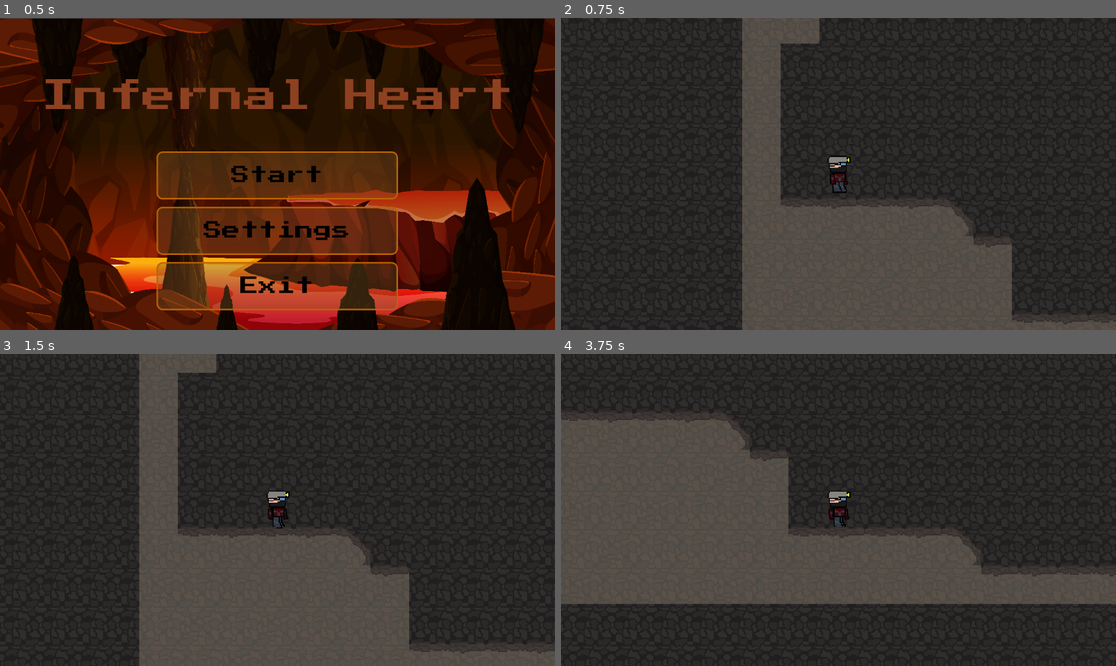
Above: before the commit, frames 1-4 (two rows, left to right).
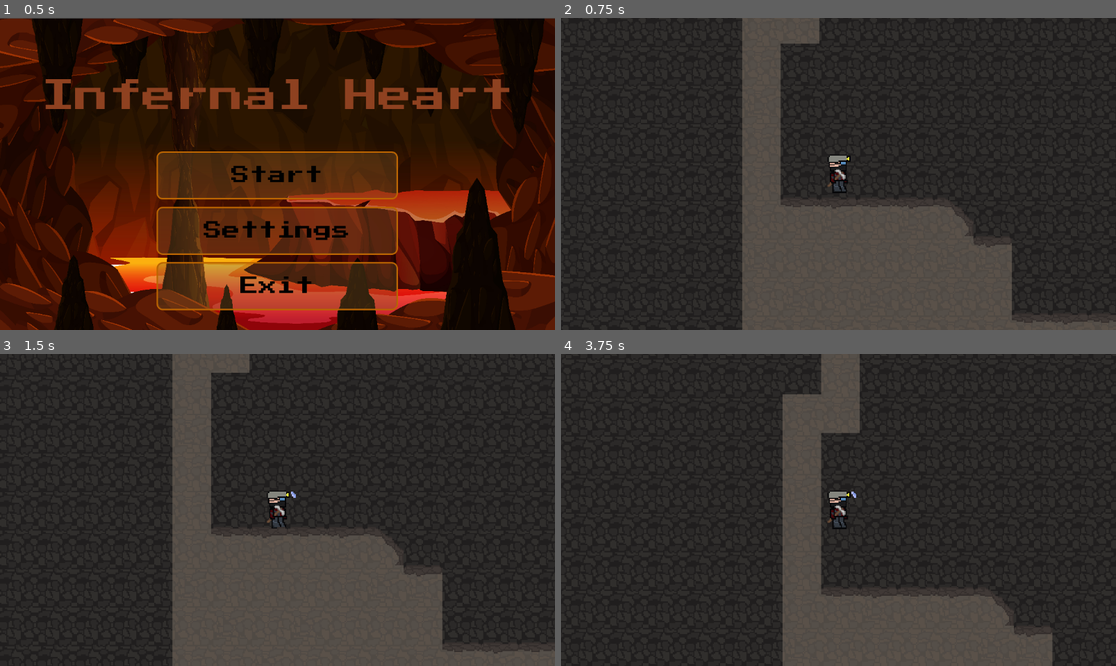
Above: after the commit, the same moments.

Repository: AffanKhan261/Godot_Campfire_Game_Repo
Game: Godot game, scene res://scenes/main_menu.tscn
The game is run twice, just before and just after one commit, with the same random seed, the same clock (stepped at 60 frames per second) and the same inputs.
Inputs:
- Up to frame 1 (0.5 s): no input
- Up to frame 2 (0.75 s): click "Start" at 0.5 s
- Up to frame 3 (1.5 s): hold Right (move_right) from 1.28 s (still down); tap F (attack, bound only after the commit) at 1.35 s
- Up to frame 4 (3.75 s): tap Space (jump) at 1.52, 1.55, 1.82, 2.1, 2.27, 2.57, 3.05 s; tap F (attack, bound only after the commit) at 2.3, 3.6 s; release Right (move_right) at 2.78 s; hold Left (move_left) 2.78-3.53 s; hold Shift (speed_dash) 2.78-3.53 s; hold Right (move_right) from 3.53 s (still down)

Frame 1 is identical in both runs. In frame 2, 0.2% of the frame differs, in the area x 48-53%, y 43-55%; in frame 3, 12%; in frame 4, 44%, in the area x 0-100%, y 0-100%.

Commit message:
Add player attack action and animation
Introduce a basic attack mechanic for the Miner player: add an "attack" InputMap action (bound to F), new attack sprite atlas and AtlasTexture frames, and a non-looping "attack" animation in scenes/miner_player.tscn. Add an AttackArea2D node with a collision shape to the player for hit detection. Implement attack state and cooldown logic in scripts/miner_player.gd (ATTACK_COOLDOWN, is_attacking, attack_cooldown_timer), connect animation_finished to end the attack, handle attack input, update attack timers, and prevent normal movement while attacking. Also ensure the attack animation is not overridden by other animation updates.

Diff:
--- a/project.godot
+++ b/project.godot
@@ -50,6 +50,11 @@
 , Object(InputEventKey,"resource_local_to_scene":false,"resource_name":"","device":-1,"window_id":0,"alt_pressed":false …(186 unchanged characters)…
 ]
 }
+attack={
+"deadzone": 0.2,
+"events": [Object(InputEventKey,"resource_local_to_scene":false,"resource_name":"","device":-1,"window_id":0,"alt_pressed":false,"shift_pressed":false,"ctrl_pressed":false,"meta_pressed":false,"pressed":false,"keycode":0,"physical_keycode":70,"key_label":0,"unicode":102,"location":0,"echo":false,"script":null)
+]
+}
 
 [layer_names]
 
--- a/scenes/miner_player.tscn
+++ b/scenes/miner_player.tscn
@@ -4,6 +4,31 @@
 [ext_resource type="Texture2D" uid="uid://hrs1soljsuru" path="res://assets/sprites/Player/Miner character idle.png" id="1_sldkq"]
 [ext_resource type="Texture2D" uid="uid://cy1is216nxvbc" path="res://assets/sprites/Player/Miner character 1.png" id="3_3pmy6"]
 [ext_resource type="Texture2D" uid="uid://bguvv1ohsel6s" path="res://assets/sprites/Player/Miner character jump.png" id="3_ieu5k"]
+[ext_resource type="Texture2D" uid="uid://clc3v1iipo2oe" path="res://assets/sprites/Player/Miner character attack.png" id="4_f038o"]
+
+[sub_resource type="AtlasTexture" id="AtlasTexture_gx5dx"]
+atlas = ExtResource("4_f038o")
+region = Rect2(0, 0, 32, 32)
+
+[sub_resource type="AtlasTexture" id="AtlasTexture_76gdc"]
+atlas = ExtResource("4_f038o")
+region = Rect2(32, 0, 32, 32)
+
+[sub_resource type="AtlasTexture" id="AtlasTexture_xxwkp"]
+atlas = ExtResource("4_f038o")
+region = Rect2(64, 0, 32, 32)
+
+[sub_resource type="AtlasTexture" id="AtlasTexture_07w7j"]
+atlas = ExtResource("4_f038o")
+region = Rect2(96, 0, 32, 32)
+
+[sub_resource type="AtlasTexture" id="AtlasTexture_8qmwb"]
+atlas = ExtResource("4_f038o")
+region = Rect2(128, 0, 32, 32)
+
+[sub_resource type="AtlasTexture" id="AtlasTexture_d4vlq"]
+atlas = ExtResource("4_f038o")
+region = Rect2(160, 0, 32, 32)
 
 [sub_resource type="AtlasTexture" id="AtlasTexture_iyavu"]
 atlas = ExtResource("1_sldkq")
@@ -39,6 +64,29 @@
 
 [sub_resource type="SpriteFrames" id="SpriteFrames_agh33"]
 animations = [{
+"frames": [{
+"duration": 1.0,
+"texture": SubResource("AtlasTexture_gx5dx")
+}, {
+"duration": 1.0,
+"texture": SubResource("AtlasTexture_76gdc")
+}, {
+"duration": 1.0,
+"texture": SubResource("AtlasTexture_xxwkp")
+}, {
+"duration": 1.0,
+"texture": SubResource("AtlasTexture_07w7j")
+}, {
+"duration": 1.0,
+"texture": SubResource("AtlasTexture_8qmwb")
+}, {
+"duration": 1.0,
+"texture": SubResource("AtlasTexture_d4vlq")
+}],
+"loop": false,
+"name": &"attack",
+"speed": 15.0
+}, {
 "frames": [{
 "duration": 1.0,
 "texture": SubResource("AtlasTexture_iyavu")
@@ -82,6 +130,9 @@
 [sub_resource type="RectangleShape2D" id="RectangleShape2D_sldkq"]
 size = Vector2(15, 26)
 
+[sub_resource type="RectangleShape2D" id="RectangleShape2D_ieu5k"]
+size = Vector2(15, 26)
+
 [node name="MinerPlayer" type="CharacterBody2D" unique_id=1949860573]
 collision_layer = 2
 collision_mask = 21
@@ -89,8 +140,17 @@
 
 [node name="AnimatedSprite2D" type="AnimatedSprite2D" parent="." unique_id=1800577890]
 sprite_frames = SubResource("SpriteFrames_agh33")
-animation = &"jump"
+animation = &"attack"
 
 [node name="CollisionShape2D" type="CollisionShape2D" parent="." unique_id=621166794]
 position = Vector2(0.5, 1)
 shape = SubResource("RectangleShape2D_sldkq")
+
+[node name="AttackArea2D" type="Area2D" parent="." unique_id=254384067]
+collision_layer = 8
+collision_mask = 4
+
+[node name="CollisionShape2D" type="CollisionShape2D" parent="AttackArea2D" unique_id=375401769]
+visible = false
+position = Vector2(0.5, 1)
+shape = SubResource("RectangleShape2D_ieu5k")
--- a/scripts/miner_player.gd
+++ b/scripts/miner_player.gd
@@ -31,6 +31,11 @@
 var dash_cooldown_timer: float = 0.0
 var dash_dir: int = 1 # -1 left, +1 right
 
+# ---------------- ATTACK ----------------
+const ATTACK_COOLDOWN: float = 0.25
+var is_attacking: bool = false
+var attack_cooldown_timer: float = 0.0
+
 # ---------------- FACING (smooth) ----------------
 var facing: int = 1
 var facing_blend: float = 1.0
@@ -43,8 +48,16 @@
 	# Initialize landing state correctly (important if player spawns on ground)
 	was_on_floor = is_on_floor()
 
+	# End attack when the "attack" animation finishes
+	animated_sprite.animation_finished.connect(_on_animated_sprite_animation_finished)
+
 func _physics_process(delta: float) -> void:
 	_update_dash_timers(delta)
+	_update_attack_timers(delta)
+
+	# Attack input (action name: "attack" -> bind F in Input Map)
+	if Input.is_action_just_pressed("attack"):
+		_try_attack()
 
 	# Dash input (your action name)
 	if Input.is_action_just_pressed("speed_dash"):
@@ -67,8 +80,12 @@
 	# Horizontal movement
 	if is_dashing:
 		_perform_dash_motion()
-	else:
+	elif not is_attacking:
+		# optional: lock movement during attack
 		_handle_horizontal_movement(delta)
+	else:
+		# optional: slow drift during attack instead of full stop
+		velocity.x = move_toward(velocity.x, 0.0, FRICTION * delta)
 
 	# Smooth flip
 	_update_facing_and_flip(delta)
@@ -80,6 +97,28 @@
 
 	# ONLY reset jumps when you LAND on the ground
 	_post_move_floor_reset()
+
+# ---------------- ATTACK ----------------
+func _try_attack() -> void:
+	if is_attacking:
+		return
+	if attack_cooldown_timer > 0.0:
+		return
+	if not animated_sprite.sprite_frames.has_animation("attack"):
+		return
+
+	is_attacking = true
+	attack_cooldown_timer = ATTACK_COOLDOWN
+	animated_sprite.play("attack")
+
+func _update_attack_timers(delta: float) -> void:
+	if attack_cooldown_timer > 0.0:
+		attack_cooldown_timer -= delta
+
+func _on_animated_sprite_animation_finished() -> void:
+	# Only end the attack when the attack animation finishes
+	if animated_sprite.animation == "attack":
+		is_attacking = false
 
 # ---------------- FLOOR RESET ----------------
 func _post_move_floor_reset() -> void:
@@ -176,6 +215,10 @@
 
 # ---------------- ANIMATIONS ----------------
 func _update_animations() -> void:
+	# Don't override the attack animation while attacking
+	if is_attacking:
+		return
+
 	# You requested: use "walk" animation for dash too
 	if is_dashing:
 		if animated_sprite.animation != "walk":
